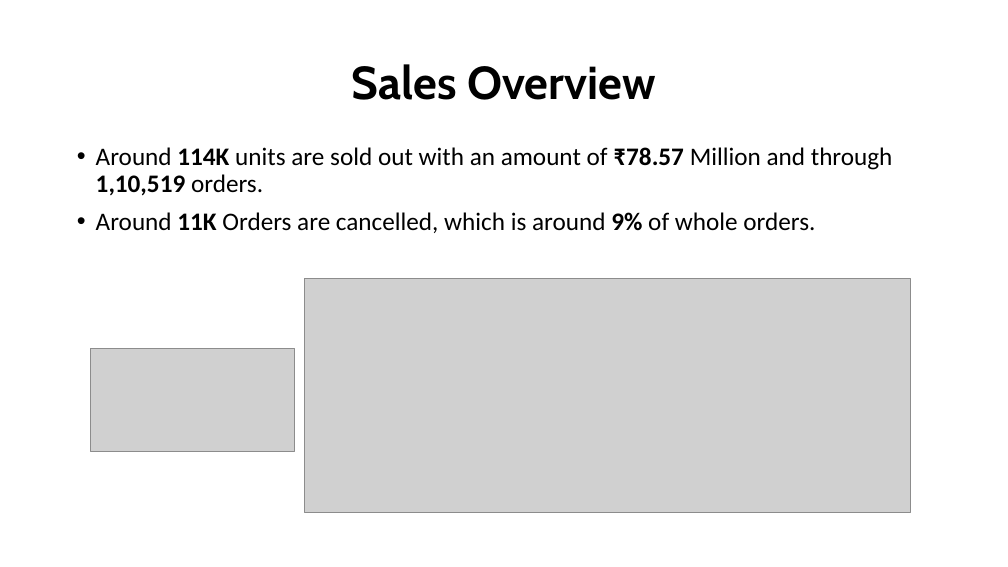
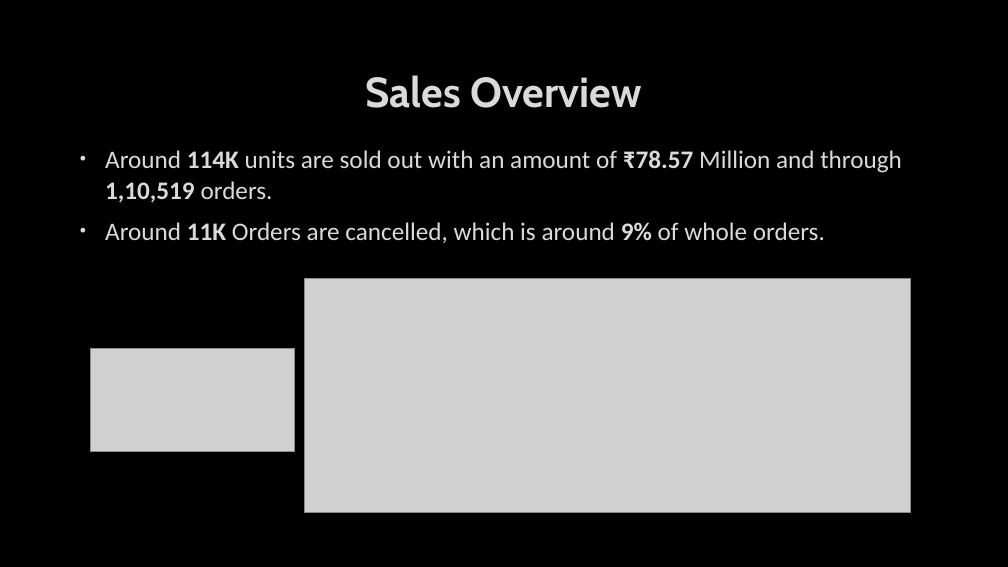
Before and after one commit to saikrishnatandasi/amazon-innobyte, a slide deck: slide 11 of Amazon Sales Analysis.pptx. Drawn at 1008x567 pixels with LibreOffice and Linux fonts; fonts in the diff are those of the drawing; grey boxes stand for pictures; background and template pictures are left out. Boxes give left, top, right and bottom in pixels: in the first picture for what was removed or moved away, otherwise in the second. Text is boxed around its words. In the diff, an @@ line names an element or a change of style, - is before the commit and + after.

```diff
--- a/Amazon Sales Analysis.pptx
+++ b/Amazon Sales Analysis.pptx
@@ background #FFFFFF to picture (left out) @@
@@ title "Sales Overview": place and size @@
-title "Sales Overview" at box(352, 64, 656, 100)
+title "Sales Overview" at box(365, 75, 641, 108)
@@ title "Sales Overview" at box(365, 75, 641, 108): size 44 to 40 pt, text colour #000000 to #DADADA, letter outline none to #404040 0.75 pt; line spacing 0.9 to 1 @@
@@ text "Around 114K units are sold ..." at box(105, 150, 902, 243): text colour #000000 to #DADADA, letter outline none to #404040 0.75 pt; indent changed; line spacing 0.9 to 1 @@
```
Also in this commit, not shown: 15 other slides changed, 2 slides added, 1 other file.
